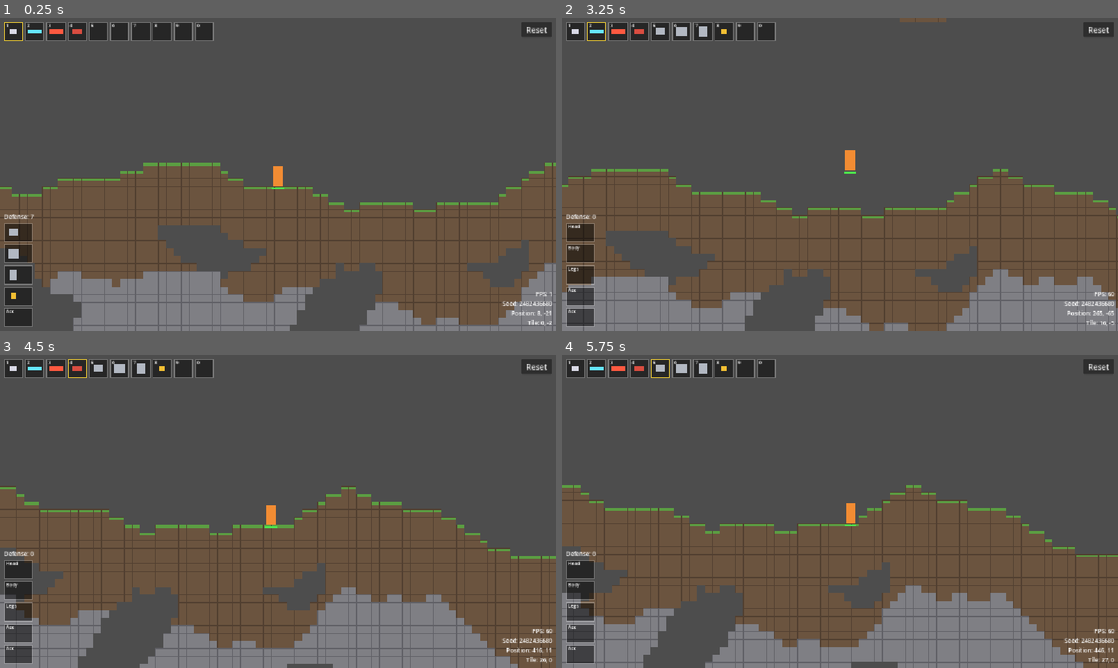
Above: before the commit, frames 1-4 (two rows, left to right).
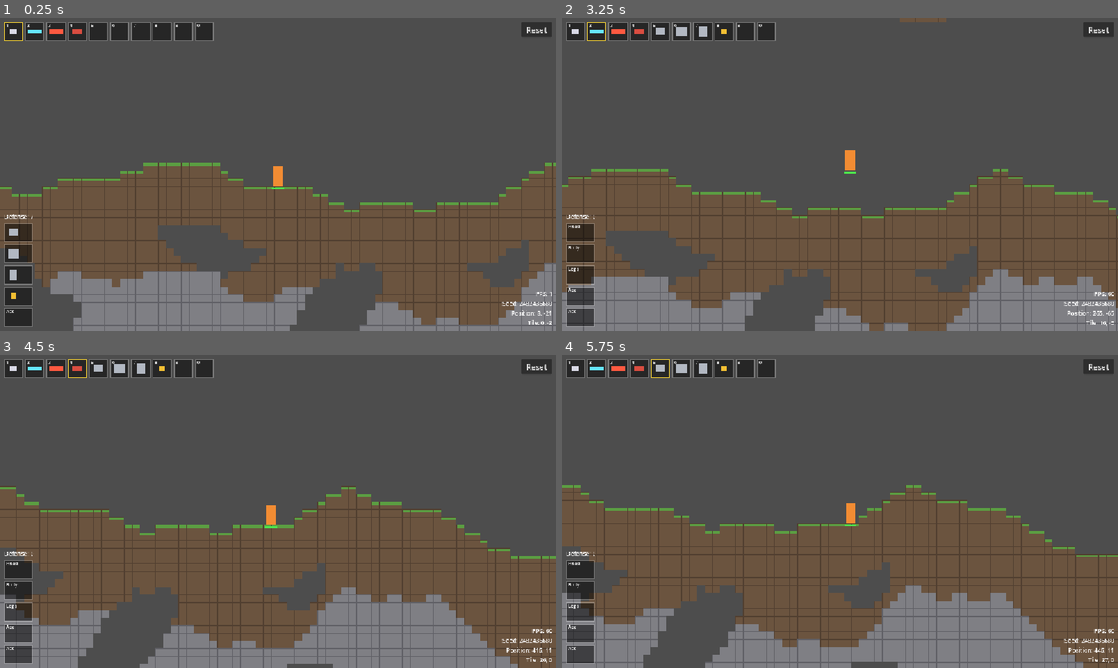
Above: after the commit, the same moments.

Repository: meyer1994/trr
Game: Godot game, scene res://scenes/main.tscn
Two runs of this game, one before a commit and one after it. Both use one fixed random seed, a clock stepped at 60 frames per second and the inputs below.
Inputs (mouse positions are in pixels of both pictures, inside the frame that each line leads up to):
- Up to frame 1 (0.25 s): no input
- Up to frame 2 (3.25 s): tap Enter at 0.5 s; move the mouse to (578, 233) at 0.52 s; press the mouse at (578, 233) at 0.53 s; hold Right (move_right) 0.53-2.03 s; tap Space (jump) at 0.77, 1.52, 3.02 s; move the mouse to (578, 252) at 1.27 s; release the mouse at (578, 252) at 1.28 s; right-click (578, 252) at 1.35 s; click (578, 252) at 1.42 s; move the mouse to (578, 274) at 2.02 s; hold Left (move_left) 2.03-2.78 s; tap 1 at 2.1 s; click (578, 274) at 2.17 s; move the mouse to (578, 296) at 2.77 s; hold Right (move_right) from 2.78 s (still down); tap 2 at 2.85 s; click (578, 296) at 2.92 s
- Up to frame 3 (4.5 s): move the mouse to (16, 655) at 3.52 s; tap 3 at 3.6 s; click (16, 655) at 3.67 s; tap Space (jump) at 3.77 s; move the mouse to (111, 464) at 4.27 s; release Right (move_right) at 4.28 s; hold Left (move_left) from 4.28 s (still down); tap 4 at 4.35 s
- Up to frame 4 (5.75 s): tap Space (jump) at 4.52 s; move the mouse to (867, 511) at 5.02 s; release Left (move_left) at 5.03 s; hold Right (move_right) from 5.03 s (still down); tap 5 at 5.1 s; click (867, 511) at 5.17 s

The runs differ from the first frame. In frame 1, 0.2% of the frame differs, in the area x 0-100%, y 1-99%; in frame 2, 0.3%; in frame 3, 0.3%; in frame 4, 0.3%.

Commit message:
Add a sprite generator and pixel-art icons and held sprites for items
Co-authored-by: Cursor <cursoragent@cursor.com>

Diff:
--- a/project.godot
+++ b/project.godot
@@ -61,6 +61,7 @@
 
 [rendering]
 
+textures/canvas_textures/default_texture_filter=0
 rendering_device/driver.windows="d3d12"
 renderer/rendering_method="gl_compatibility"
 renderer/rendering_method.mobile="gl_compatibility"
--- /dev/null
+++ b/tools/make_sprites.gd
@@ -0,0 +1,296 @@
+extends SceneTree
+
+## Writes the item sprites from the text grids below. Run it with `make sprites`.
+## Each character is one pixel: "." is transparent, anything else is looked up in the sprite's palette.
+
+const OUTLINE := Color(0.12, 0.12, 0.15)
+
+const PISTOL := {
+	"o": OUTLINE,
+	"l": Color(0.95, 0.95, 1.0),
+	"g": Color(0.75, 0.75, 0.82),
+	"d": Color(0.5, 0.5, 0.58),
+	"b": Color(0.45, 0.28, 0.15),
+}
+const RIFLE := {
+	"o": OUTLINE,
+	"l": Color(0.75, 0.95, 1.0),
+	"g": Color(0.4, 0.8, 0.95),
+	"d": Color(0.2, 0.5, 0.65),
+	"b": Color(0.5, 0.32, 0.16),
+}
+const LAUNCHER := {
+	"o": OUTLINE,
+	"p": Color(1.0, 0.6, 0.5),
+	"r": Color(1.0, 0.35, 0.25),
+	"R": Color(0.7, 0.18, 0.12),
+	"b": Color(0.3, 0.3, 0.32),
+}
+const IRON := {
+	"o": OUTLINE,
+	"l": Color(0.9, 0.92, 0.95),
+	"s": Color(0.7, 0.72, 0.76),
+	"d": Color(0.45, 0.47, 0.52),
+}
+const BOOTS := {
+	"o": OUTLINE,
+	"p": Color(1.0, 0.6, 0.55),
+	"r": Color(0.85, 0.3, 0.25),
+	"R": Color(0.6, 0.18, 0.14),
+	"w": Color(0.95, 0.95, 0.9),
+}
+const CHARM := {
+	"o": OUTLINE,
+	"Y": Color(1.0, 0.95, 0.6),
+	"y": Color(0.95, 0.75, 0.2),
+	"n": Color(0.7, 0.45, 0.1),
+	"R": Color(0.85, 0.15, 0.15),
+}
+
+const SPRITES := {
+	"items/pistol_icon.png": [PISTOL, [
+		"................",
+		"................",
+		"................",
+		"................",
+		"...oooooooooooo.",
+		"...ollllllllllo.",
+		"...oggggggggggo.",
+		"...oddddddddddo.",
+		"...ooobbooooooo.",
+		"....obbbo.......",
+		"....obbbo.......",
+		"...obbbbo.......",
+		"...ooooo........",
+		"................",
+		"................",
+		"................",
+	]],
+	"items/pistol_held.png": [PISTOL, [
+		"oooooooooooooo",
+		"ollllllllllllo",
+		"oggggggggggggo",
+		"oddddddddddddo",
+		"oobboooooooooo",
+		".obbo.........",
+		".obbo.........",
+		".oooo.........",
+	]],
+	"items/rifle_icon.png": [RIFLE, [
+		"................",
+		"................",
+		"................",
+		"................",
+		"................",
+		".....ooooooooooo",
+		"ooooollllllllllo",
+		"obbbbggggggggggo",
+		"obbbbdddddddoooo",
+		"obboo...oddo....",
+		"ooo.....oddo....",
+		"........oooo....",
+		"................",
+		"................",
+		"................",
+		"................",
+	]],
+	"items/rifle_held.png": [RIFLE, [
+		"......oooooooooooooooooo",
+		"oooooolllllllllllllllllo",
+		"obbbbbgggggggggggggggggo",
+		"obbbbbddddddddddoooooooo",
+		"obbbooo..oddo...........",
+		"ooo......oddo...........",
+		".........oooo...........",
+	]],
+	"items/launcher_icon.png": [LAUNCHER, [
+		"................",
+		"................",
+		"................",
+		"....oo..........",
+		".oooooooooooooo.",
+		".oppppppppppppo.",
+		".orrrrrrrrrrrro.",
+		".orrrrrrrrrrrro.",
+		".oRRRRRRRRRRRRo.",
+		".oooooobboooooo.",
+		".....obbo.......",
+		".....obbo.......",
+		".....oooo.......",
+		"................",
+		"................",
+		"................",
+	]],
+	"items/launcher_held.png": [LAUNCHER, [
+		"...oo...................",
+		"oooooooooooooooooooooooo",
+		"oppppppppppppppppppppppo",
+		"orrrrrrrrrrrrrrrrrrrrrro",
+		"orrrrrrrrrrrrrrrrrrrrrro",
+		"oRRRRRRRRRRRRRRRRRRRRRRo",
+		"oooooooobboooooooooooooo",
+		".......obbo.............",
+		".......oooo.............",
+	]],
+	"equipment/iron_helmet_icon.png": [IRON, [
+		"................",
+		"................",
+		"................",
+		".....oooooo.....",
+		"....ollllllo....",
+		"...ollssssllo...",
+		"...osssssssso...",
+		"...osssssssso...",
+		"...osddddddso...",
+		"...osd....dso...",
+		"...osd....dso...",
+		"...ooo....ooo...",
+		"................",
+		"................",
+		"................",
+		"................",
+	]],
+	"equipment/iron_helmet_held.png": [IRON, [
+		"..oooooo..",
+		".ollllllo.",
+		"osssssssso",
+		"osssssssso",
+		"osddddddso",
+		"osd....dso",
+		"ooo....ooo",
+	]],
+	"equipment/iron_chainmail_icon.png": [IRON, [
+		"................",
+		"................",
+		"..ooo......ooo..",
+		".ossoo....oosso.",
+		".osssoooooossso.",
+		".oslslslslslslo.",
+		".olslslslslslso.",
+		".oslslslslslslo.",
+		".oooslslslslooo.",
+		"...olslslslso...",
+		"...oslslslslo...",
+		"...olslslslso...",
+		"...oddddddddo...",
+		"...oooooooooo...",
+		"................",
+		"................",
+	]],
+	"equipment/iron_chainmail_held.png": [IRON, [
+		"ooo....ooo",
+		"osooooooso",
+		"oslslslslo",
+		"olslslslso",
+		"oslslslslo",
+		"olslslslso",
+		"oddddddddo",
+		"oooooooooo",
+	]],
+	"equipment/iron_greaves_icon.png": [IRON, [
+		"................",
+		"................",
+		"...oooooooooo...",
+		"...ollllllllo...",
+		"...osssssssso...",
+		"...osssoossso...",
+		"...osssoossso...",
+		"...osssoossso...",
+		"...osssoossso...",
+		"...osssoossso...",
+		"...osdsoosdso...",
+		"...osssoossso...",
+		"..oddddooddddo..",
+		"..oooooooooooo..",
+		"................",
+		"................",
+	]],
+	"equipment/iron_greaves_held.png": [IRON, [
+		"oooooooooo",
+		"ollllllllo",
+		"osso..osso",
+		"osso..osso",
+		"osdo..osdo",
+		"osso..osso",
+		"oddo..oddo",
+		"oooo..oooo",
+	]],
+	"equipment/running_boots_icon.png": [BOOTS, [
+		"................",
+		"................",
+		"................",
+		"....oooooo......",
+		"....orrrro......",
+		"....orrrro......",
+		"....oppppo......",
+		"....orrrro......",
+		"....orrrroooo...",
+		"....orrrrrrrro..",
+		"....oRRRRRRRRo..",
+		"....owwwwwwwwwo.",
+		"....ooooooooooo.",
+		"................",
+		"................",
+		"................",
+	]],
+	"equipment/running_boots_held.png": [BOOTS, [
+		"oooo......",
+		"orro......",
+		"oppo......",
+		"orro......",
+		"orrooooo..",
+		"orrrrrrro.",
+		"oRRRRRRRo.",
+		"owwwwwwwwo",
+		"oooooooooo",
+	]],
+	"equipment/gunpowder_charm_icon.png": [CHARM, [
+		"................",
+		".......oo.......",
+		"......o..o......",
+		".......oo.......",
+		".....oooooo.....",
+		"....oyyYYyyo....",
+		"...oyyYYYYyyo...",
+		"...oyyyRRyyyo...",
+		"...oyyRRRRyyo...",
+		"...oyyyRRyyyo...",
+		"...onyyyyyyno...",
+		"....onnnnnno....",
+		".....oooooo.....",
+		"................",
+		"................",
+		"................",
+	]],
+	"equipment/gunpowder_charm_held.png": [CHARM, [
+		"...oo...",
+		"..o..o..",
+		"...oo...",
+		".oooooo.",
+		"oyyYYyyo",
+		"oyyRRyyo",
+		"oyRRRRyo",
+		"oyyRRyyo",
+		".onnnno.",
+		"..oooo..",
+	]],
+}
+
+
+func _initialize() -> void:
+	for path: String in SPRITES:
+		var palette: Dictionary = SPRITES[path][0]
+		var rows: Array = SPRITES[path][1]
+		var image := Image.create_empty(rows[0].length(), rows.size(), false, Image.FORMAT_RGBA8)
+		for y in rows.size():
+			if rows[y].length() != image.get_width():
+				push_error("%s: row %d is %d pixels wide, expected %d" % [path, y, rows[y].length(), image.get_width()])
+				quit(1)
+				return
+			for x in image.get_width():
+				var pixel: String = rows[y][x]
+				if pixel != ".":
+					image.set_pixel(x, y, palette[pixel])
+		image.save_png("res://" + path)
+		print("wrote ", path)
+	quit()
Binary file added: equipment/gunpowder_charm_held.png
Not shown, added: equipment/gunpowder_charm_held.png.import
Binary file added: equipment/gunpowder_charm_icon.png
Not shown, added: equipment/gunpowder_charm_icon.png.import
Binary file added: equipment/iron_chainmail_held.png
Not shown, added: equipment/iron_chainmail_held.png.import
Binary file added: equipment/iron_chainmail_icon.png
Not shown, added: equipment/iron_chainmail_icon.png.import
Binary file added: equipment/iron_greaves_held.png
Not shown, added: equipment/iron_greaves_held.png.import
Binary file added: equipment/iron_greaves_icon.png
Not shown, added: equipment/iron_greaves_icon.png.import
(and 23 more such lines)
